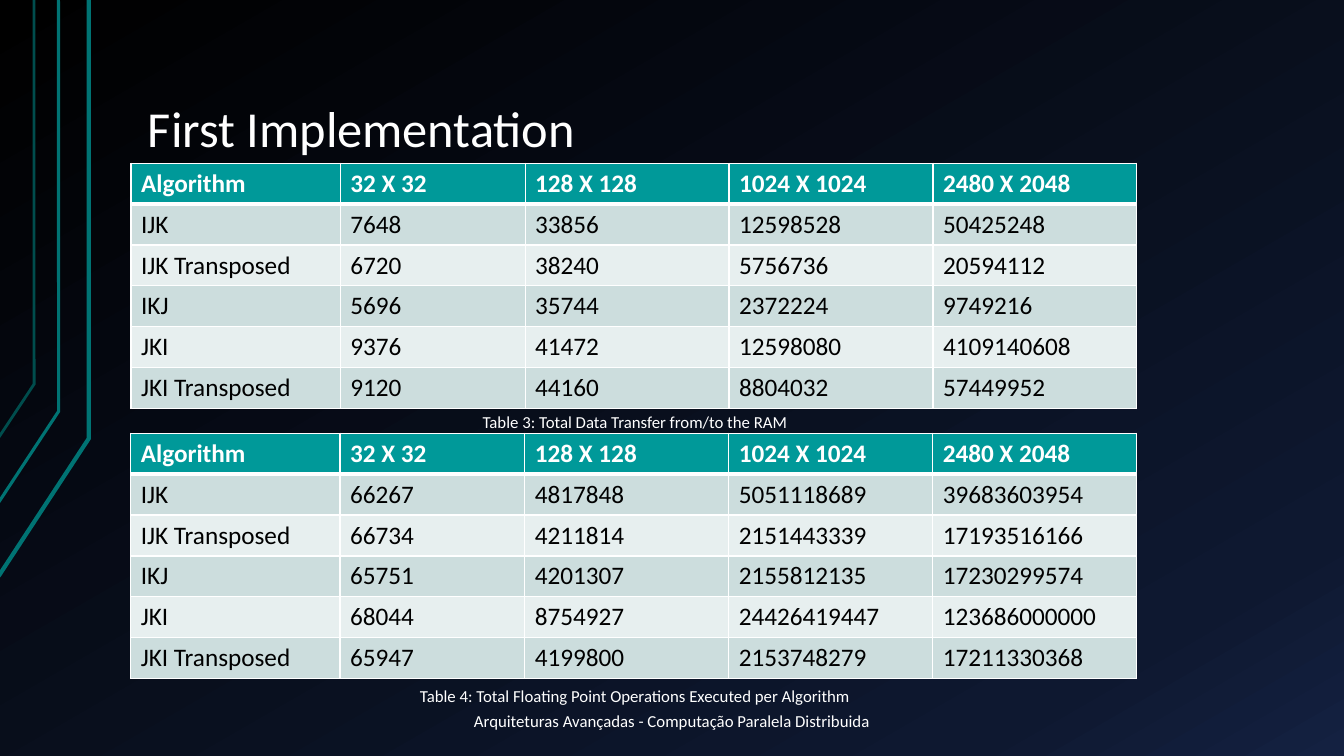
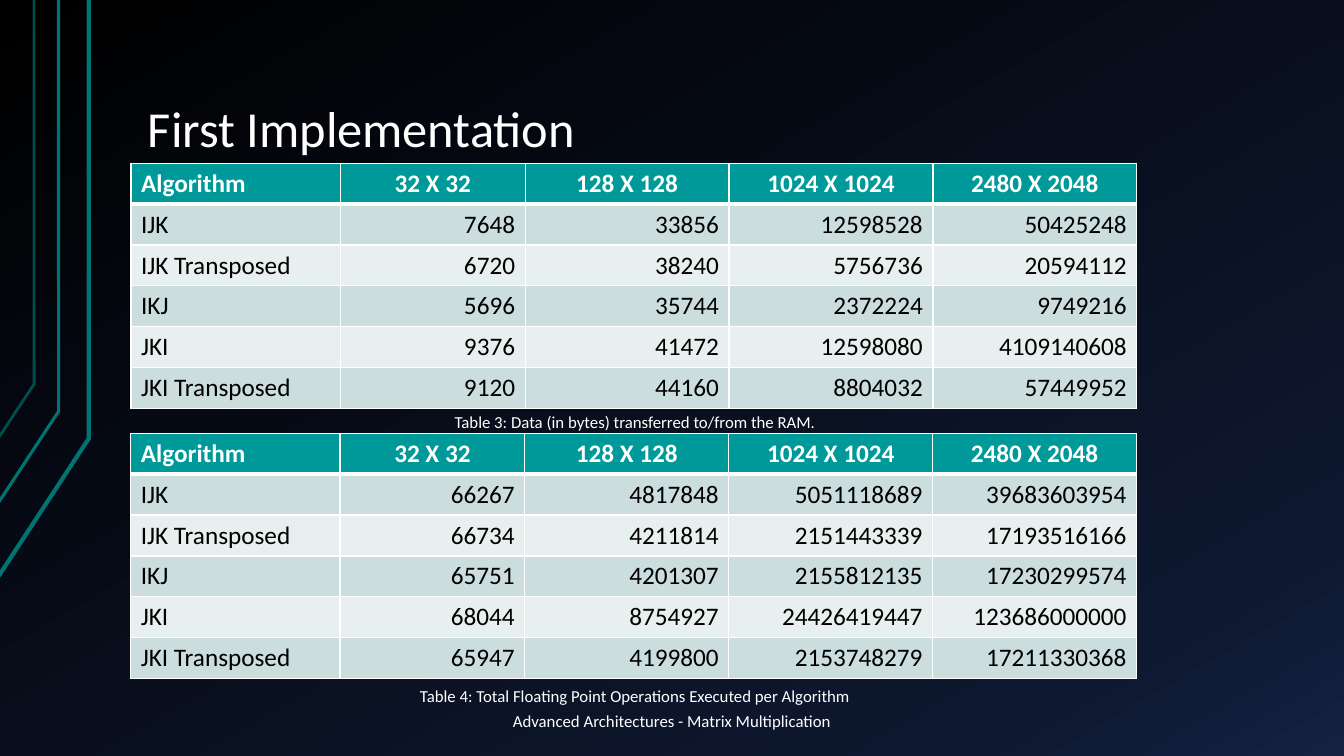
Before and after one commit to Frodo061/RegMatrix-Multiplication, a slide deck: slide 3 of AA_WorkAssignment_Pres.pptx (slide 4 before the commit). Drawn at 1344x756 pixels with LibreOffice and Linux fonts; fonts in the diff are those of the drawing. Boxes give left, top, right and bottom in pixels: in the first picture for what was removed or moved away, otherwise in the second. Text is boxed around its words. In the diff, an @@ line names an element or a change of style, - is before the commit and + after.

```diff
--- a/AA_WorkAssignment_Pres.pptx
+++ b/AA_WorkAssignment_Pres.pptx
@@ table at (131,163,1136,405) @@
@@ alignment left to centre @@
@@ alignment left to right @@
@@ text at (455,416,815,431): text changed @@
-Table 3: Total Data Transfer from/to the RAM
+Table 3: Data (in bytes) transferred to/from the RAM.
@@ table at (131,434,1136,679) @@
@@ alignment left to centre @@
@@ alignment left to right @@
@@ text at (513,715,831,730): text changed @@
-Arquiteturas Avançadas - Computação Paralela Distribuida
+Advanced Architectures - Matrix Multiplication
```
Also in this commit, not shown: 7 other slides changed, 2 slides added, 2 slides removed.
